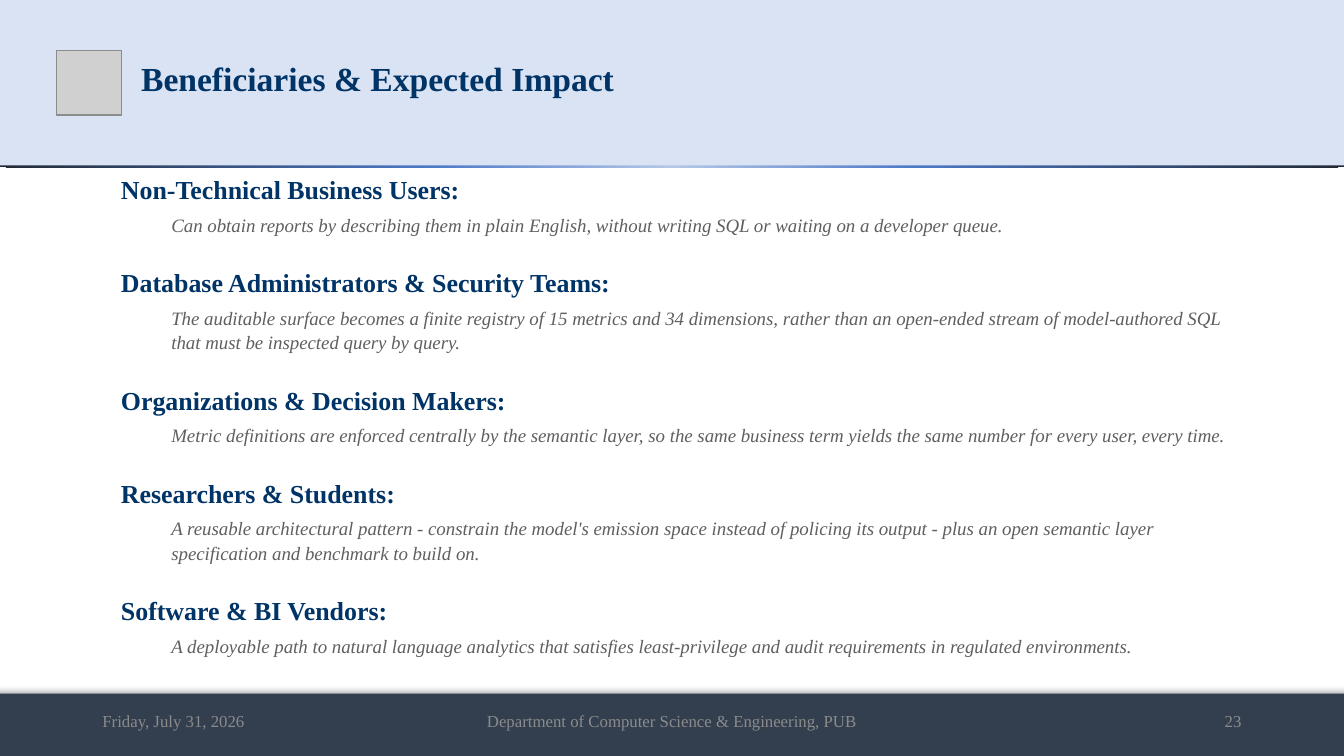
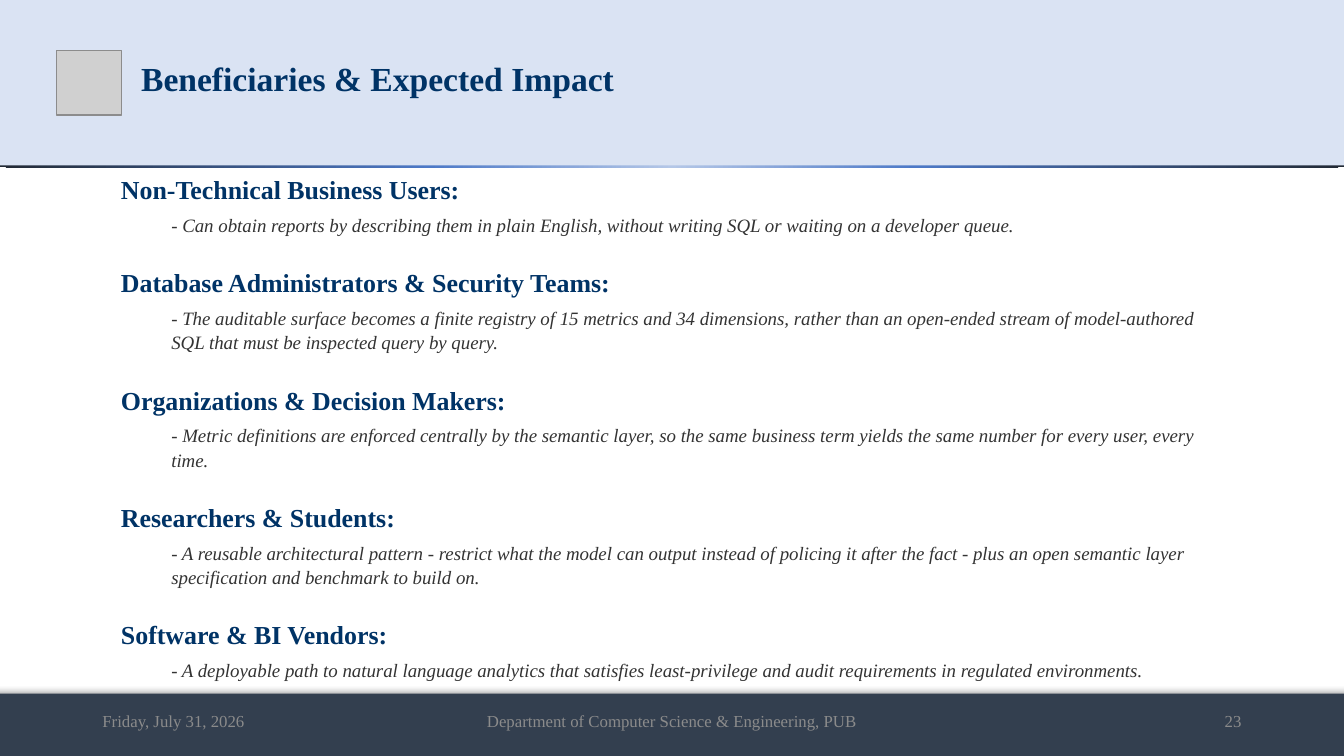
Before and after one commit to md-riaz/AEGIS-Research, a slide deck: slide 23 of docs/scripts/Md_Riaz_Mid_Defense_Final_0322310105101024.pptx. Drawn at 1344x756 pixels with LibreOffice and Linux fonts; fonts in the diff are those of the drawing; grey boxes stand for pictures. Boxes give left, top, right and bottom in pixels: in the first picture for what was removed or moved away, otherwise in the second. Text is boxed around its words. In the diff, an @@ line names an element or a change of style, - is before the commit and + after.

```diff
--- a/docs/scripts/Md_Riaz_Mid_Defense_Final_0322310105101024.pptx
+++ b/docs/scripts/Md_Riaz_Mid_Defense_Final_0322310105101024.pptx
@@ text at <box>182,219,1014,236</box>: text changed; text colour #5F5F5F to #333333 @@
-Can obtain reports by describing them in plain English, without writing SQL or waiting on a developer queue.
+- Can obtain reports by describing them in plain English, without writing SQL or waiting on a developer queue.
@@ text at <box>171,311,1194,353</box>: text changed; text colour #5F5F5F to #333333 @@
-The auditable surface becomes a finite registry of 15 metrics and 34 dimensions, rather than an open-ended stream of model-authored SQL that must be inspected query by query.
+- The auditable surface becomes a finite registry of 15 metrics and 34 dimensions, rather than an open-ended stream of model-authored SQL that must be inspected query by query.
@@ text at <box>171,428,1194,468</box>: text changed; text colour #5F5F5F to #333333 @@
-Metric definitions are enforced centrally by the semantic layer, so the same business term yields the same number for every user, every time.
+- Metric definitions are enforced centrally by the semantic layer, so the same business term yields the same number for every user, every time.
@@ text at <box>171,546,1185,588</box>: text changed; text colour #5F5F5F to #333333 @@
-A reusable architectural pattern - constrain the model's emission space instead of policing its output - plus an open semantic layer specification and benchmark to build on.
+- A reusable architectural pattern - restrict what the model can output instead of policing it after the fact - plus an open semantic layer specification and benchmark to build on.
@@ text at <box>182,663,1142,681</box>: text changed; text colour #5F5F5F to #333333 @@
-A deployable path to natural language analytics that satisfies least-privilege and audit requirements in regulated environments.
+- A deployable path to natural language analytics that satisfies least-privilege and audit requirements in regulated environments.
```
Also in this commit, not shown: 1 other slide changed, 1 other file.
